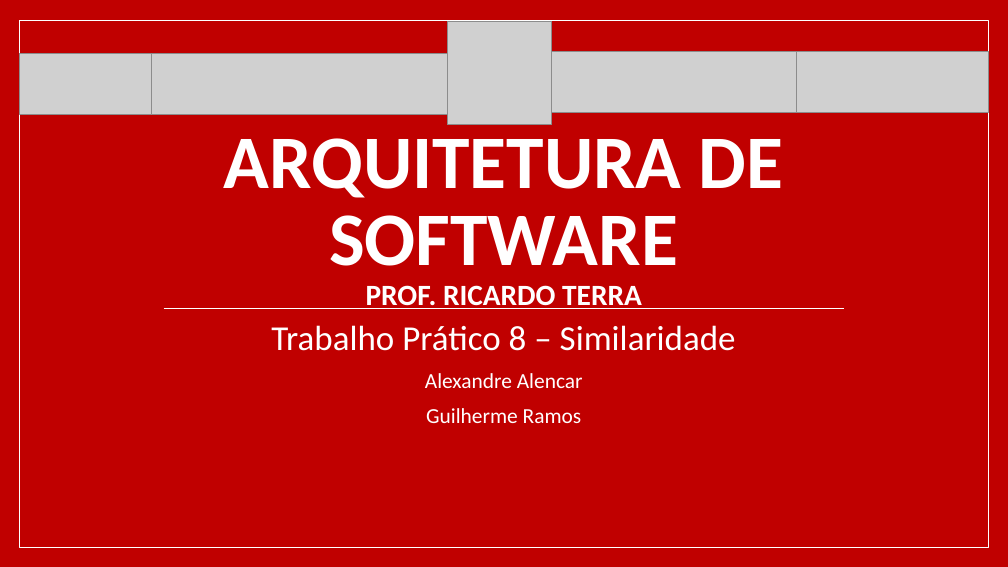
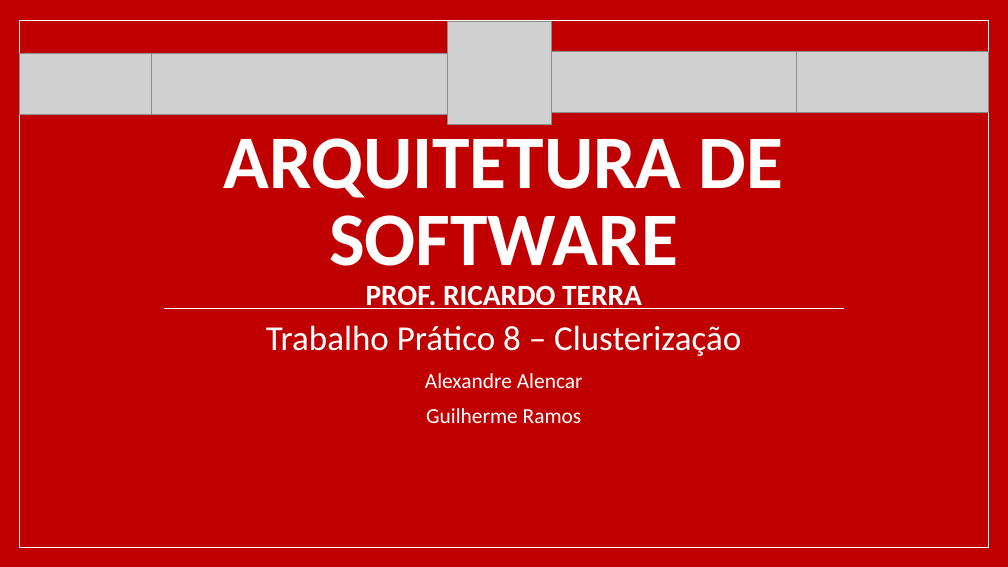
Before and after one commit to rterrabh/arqsw_20172_grupo3, a slide deck: slide 1 of TP8/Apresentação/TP8.pptx. Drawn at 1008x567 pixels with LibreOffice and Linux fonts; fonts in the diff are those of the drawing; grey boxes stand for pictures. Boxes give left, top, right and bottom in pixels: in the first picture for what was removed or moved away, otherwise in the second. Text is boxed around its words. In the diff, an @@ line names an element or a change of style, - is before the commit and + after.

```diff
--- a/TP8/Apresentação/TP8.pptx
+++ b/TP8/Apresentação/TP8.pptx
@@ subtitle at <box>266,325,741,356</box>: text changed @@
-Trabalho Prático 8 – Similaridade
+Trabalho Prático 8 – Clusterização
```
Also in this commit, not shown: 1 other file.
